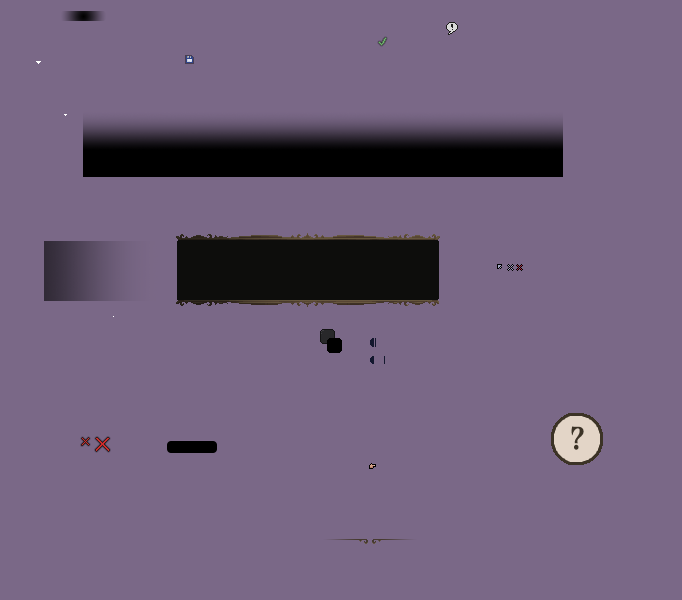
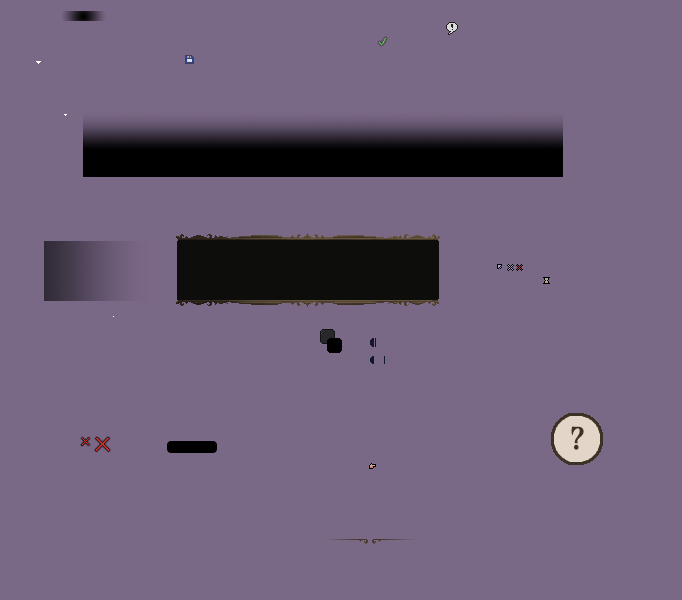
Before/after of a (682, 600) layered artwork. What changed in the layer stack:
added layer "MouseCursorWait.png" above "Prompt" over (x1=543, y1=277, x2=550, y2=284)
